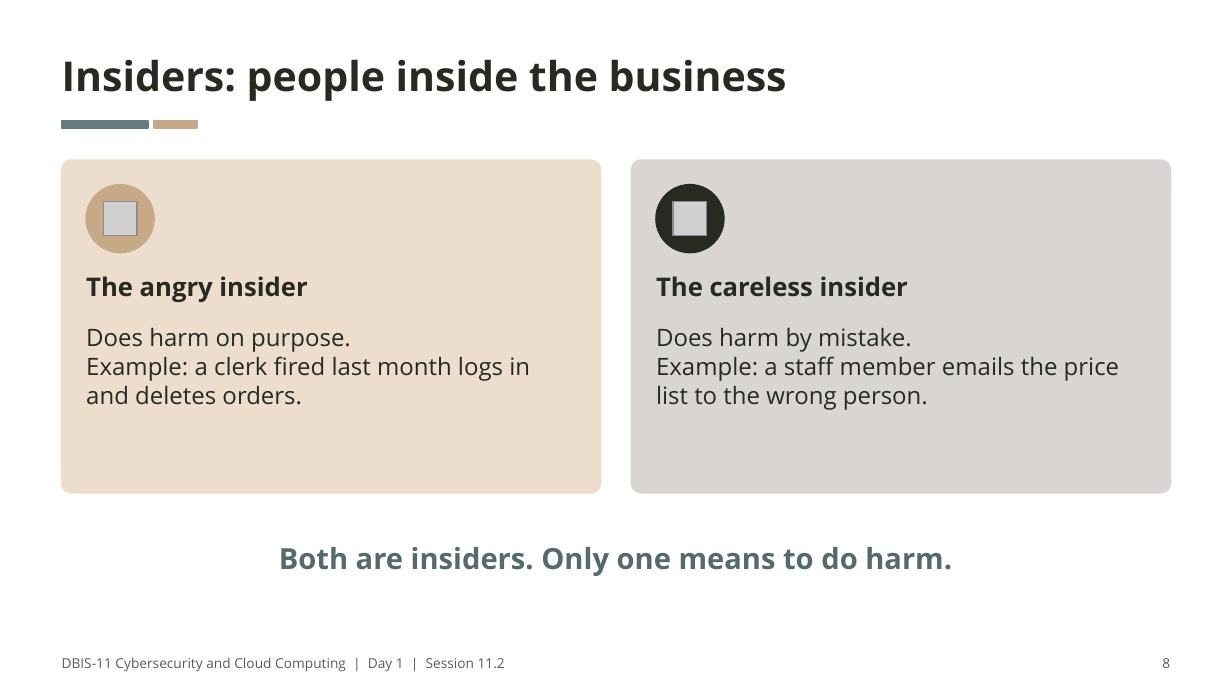
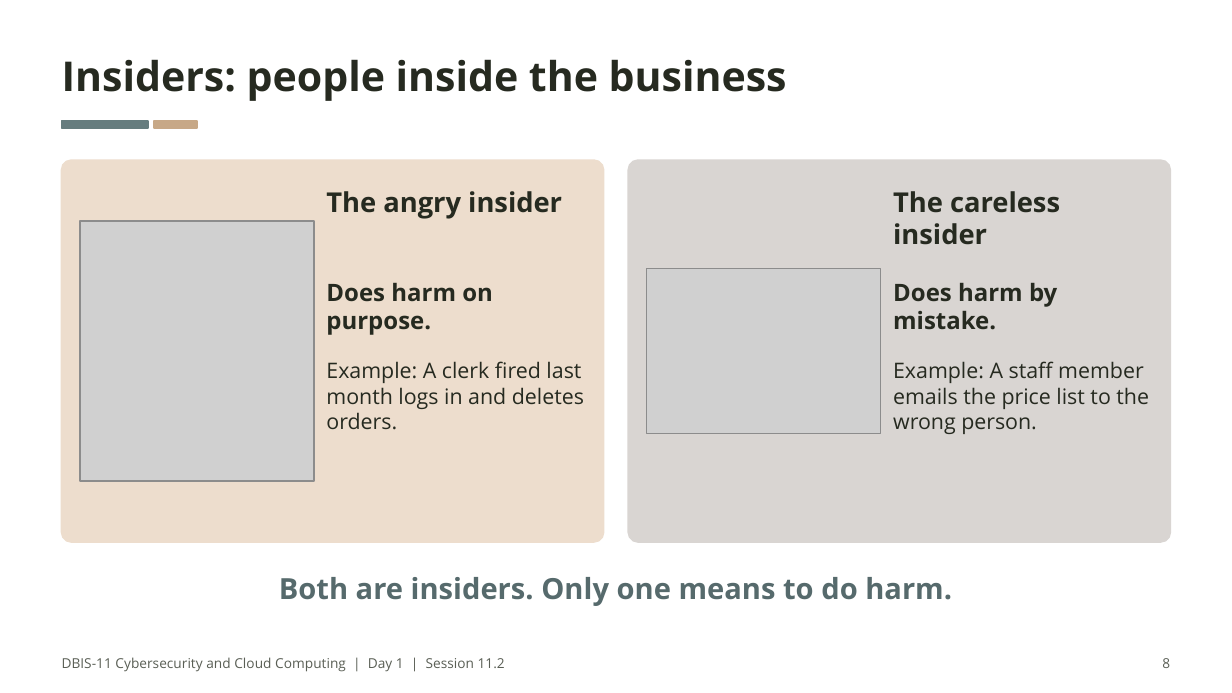
Before and after one commit to nirangadh/DBIS-Cybersecurity-and-Cloud-Computing, a slide deck: slide 8 of slides/11-02-who-attacks-and-how.pptx. Drawn at 1232x693 pixels with LibreOffice and Linux fonts; fonts in the diff are those of the drawing; grey boxes stand for pictures. Boxes give left, top, right and bottom in pixels: in the first picture for what was removed or moved away, otherwise in the second. Text is boxed around its words. In the diff, an @@ line names an element or a change of style, - is before the commit and + after.

```diff
--- a/slides/11-02-who-attacks-and-how.pptx
+++ b/slides/11-02-who-attacks-and-how.pptx
@@ rounded rectangle: place and size @@
-rounded rectangle at [62,160,601,493]
+rounded rectangle at [62,160,604,542]
@@ rounded rectangle at [62,160,604,542]: proportions changed @@
@@ rounded rectangle at [628,160,1170,542]: proportions changed @@
@@ rounded rectangle: place and size @@
-rounded rectangle at [631,160,1170,493]
+rounded rectangle at [628,160,1170,542]
@@ ellipse removed at [86,185,154,253] @@
@@ picture removed at [103,202,138,237] @@
@@ text "The angry insider" at [326,191,562,219]: size 15 to 16 pt @@
@@ text "The angry insider": place and size @@
-text "The angry insider" at [86,276,307,302]
+text "The angry insider" at [326,191,562,219]
@@ ellipse removed at [657,185,724,253] @@
@@ picture removed at [673,202,707,237] @@
@@ text "The careless insider": place and size @@
-text "The careless insider" at [656,276,908,297]
+text "The careless insider" at [893,191,1060,245]
@@ text "The careless insider" at [893,191,1060,245]: size 15 to 16 pt @@
@@ picture added at [80,222,314,482] @@
@@ picture added at [647,269,881,434] @@
@@ text added at [326,282,493,335], 14 pt, text #262A20, bold @@
+Does harm on purpose.
@@ text added at [893,283,1057,330], 14 pt, text #262A20, bold @@
+Does harm by mistake.
@@ text at [326,361,584,430]: text changed; size 14 to 12.5 pt @@
-Does harm on purpose.
-Example: a clerk fired last month logs in and deletes orders.
+Example: A clerk fired last month logs in and deletes orders.
@@ text at [893,361,1149,434]: text changed; size 14 to 12.5 pt @@
-Does harm by mistake.
-Example: a staff member emails the price list to the wrong person.
+Example: A staff member emails the price list to the wrong person.
@@ text "Both are insiders. Only one ...": place and size @@
-text "Both are insiders. Only one ..." at [279,547,952,576]
+text "Both are insiders. Only one ..." at [279,577,952,606]
```
Also in this commit, not shown: 8 other slides changed, 28 other files.
